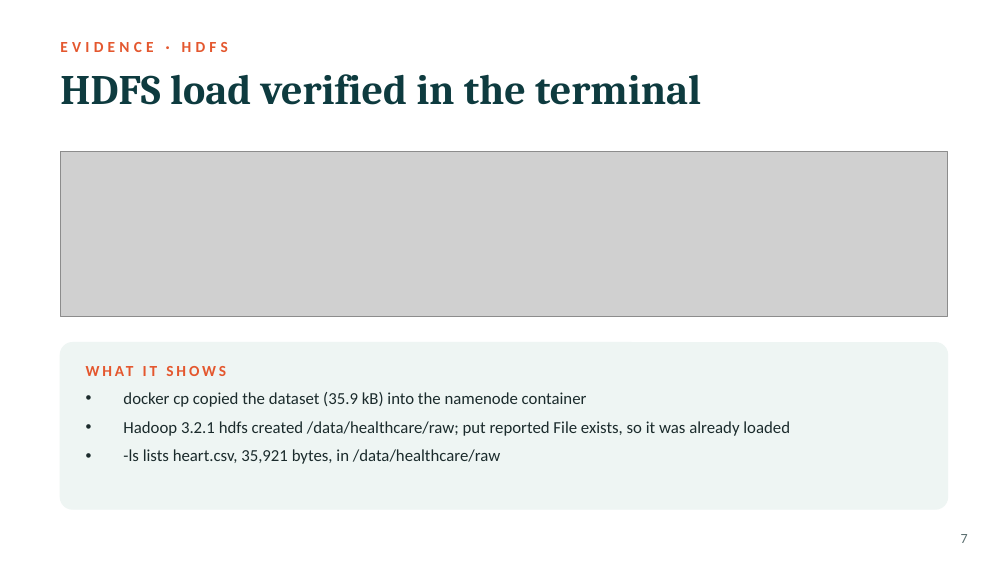
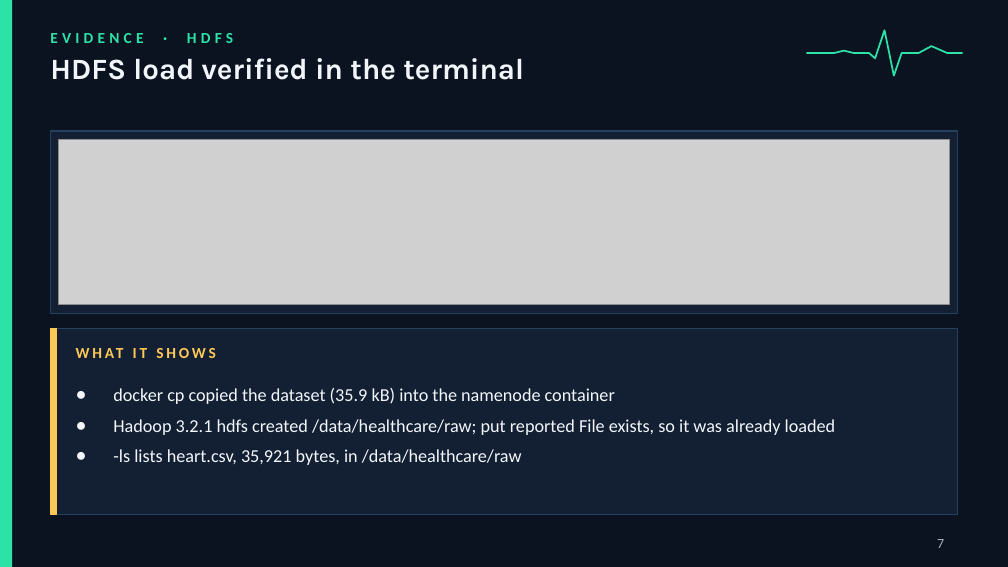
Before and after one commit to maulikcmr05/GUVI-Project, a slide deck: slide 7 of Healthcare_Analytics_Redesign.pptx. Drawn at 1008x567 pixels with LibreOffice and Linux fonts; fonts in the diff are those of the drawing; grey boxes stand for pictures. Boxes give left, top, right and bottom in pixels: in the first picture for what was removed or moved away, otherwise in the second. Text is boxed around its words. In the diff, an @@ line names an element or a change of style, - is before the commit and + after.

```diff
--- a/Healthcare_Analytics_Redesign.pptx
+++ b/Healthcare_Analytics_Redesign.pptx
@@ background #FFFFFF to #0B1320 @@
@@ rectangle added at (x1=0, y1=0, x2=12, y2=566), fill #2DE2A6 @@
@@ text "EVIDENCE · HDFS" moved from (x1=60, y1=42, x2=228, y2=52) to (x1=50, y1=33, x2=233, y2=43) @@
@@ text "EVIDENCE · HDFS" at (x1=50, y1=33, x2=233, y2=43): text colour #E4572E to #2DE2A6 @@
@@ text "HDFS load verified in the ..." moved from (x1=60, y1=74, x2=701, y2=105) to (x1=50, y1=58, x2=524, y2=80) @@
@@ text "HDFS load verified in the ..." at (x1=50, y1=58, x2=524, y2=80): size 30 to 21 pt, font Cambria to Karla, text colour #0E3B3F to #F2F6FA @@
@@ freeform shape added at (x1=806, y1=30, x2=963, y2=76), outline #2DE2A6 1.25 pt @@
@@ rectangle added at (x1=50, y1=131, x2=958, y2=313), fill #132033, outline #24405E 0.75 pt @@
@@ picture resized from (x1=60, y1=151, x2=948, y2=317) to (x1=58, y1=139, x2=950, y2=305) @@
@@ rectangle added at (x1=50, y1=329, x2=958, y2=514), fill #132033, outline #24405E 0.75 pt @@
@@ rectangle added at (x1=50, y1=329, x2=56, y2=514), fill #FFC857, outline #FFC857 1 pt @@
@@ rounded rectangle removed at (x1=60, y1=343, x2=948, y2=509) @@
@@ text "WHAT IT SHOWS" moved from (x1=86, y1=355, x2=489, y2=385) to (x1=76, y1=344, x2=932, y2=369) @@
@@ text "WHAT IT SHOWS" at (x1=76, y1=344, x2=932, y2=369): text colour #E4572E to #FFC857; vertical alignment middle to top @@
@@ text "docker cp copied the dataset ..." moved from (x1=123, y1=392, x2=790, y2=464) to (x1=113, y1=388, x2=836, y2=465) @@
@@ text "docker cp copied the dataset ..." at (x1=113, y1=388, x2=836, y2=465): size 12 to 13 pt, text colour #1B2B2C to #F2F6FA; bullet • to ● @@
@@ page number at (x1=937, y1=539, x2=944, y2=548): text colour #5B6F70 to #9FB0C3; alignment right to left @@
```
Also in this commit, not shown: 18 other slides changed, 1 other file.
